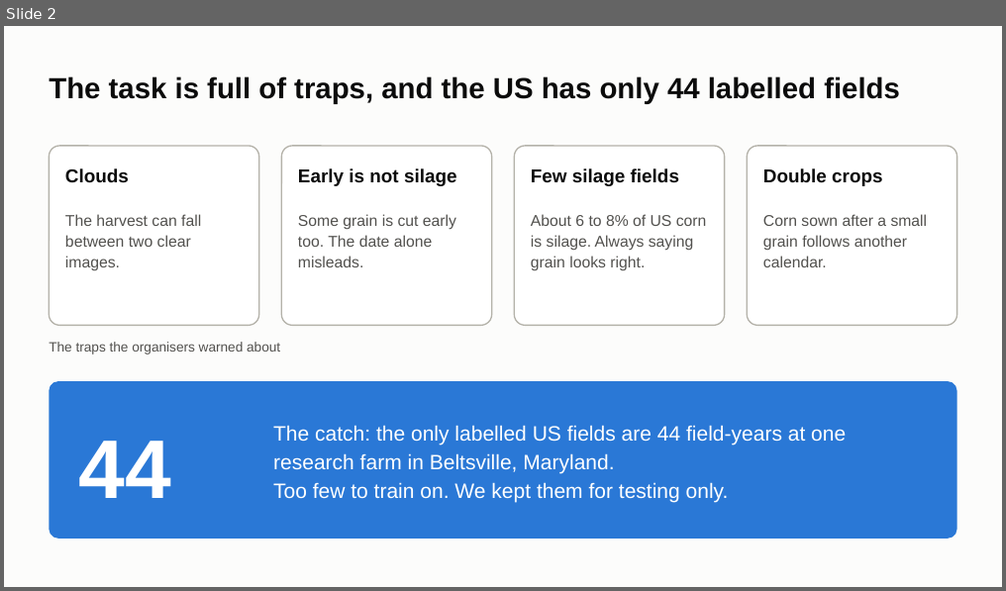
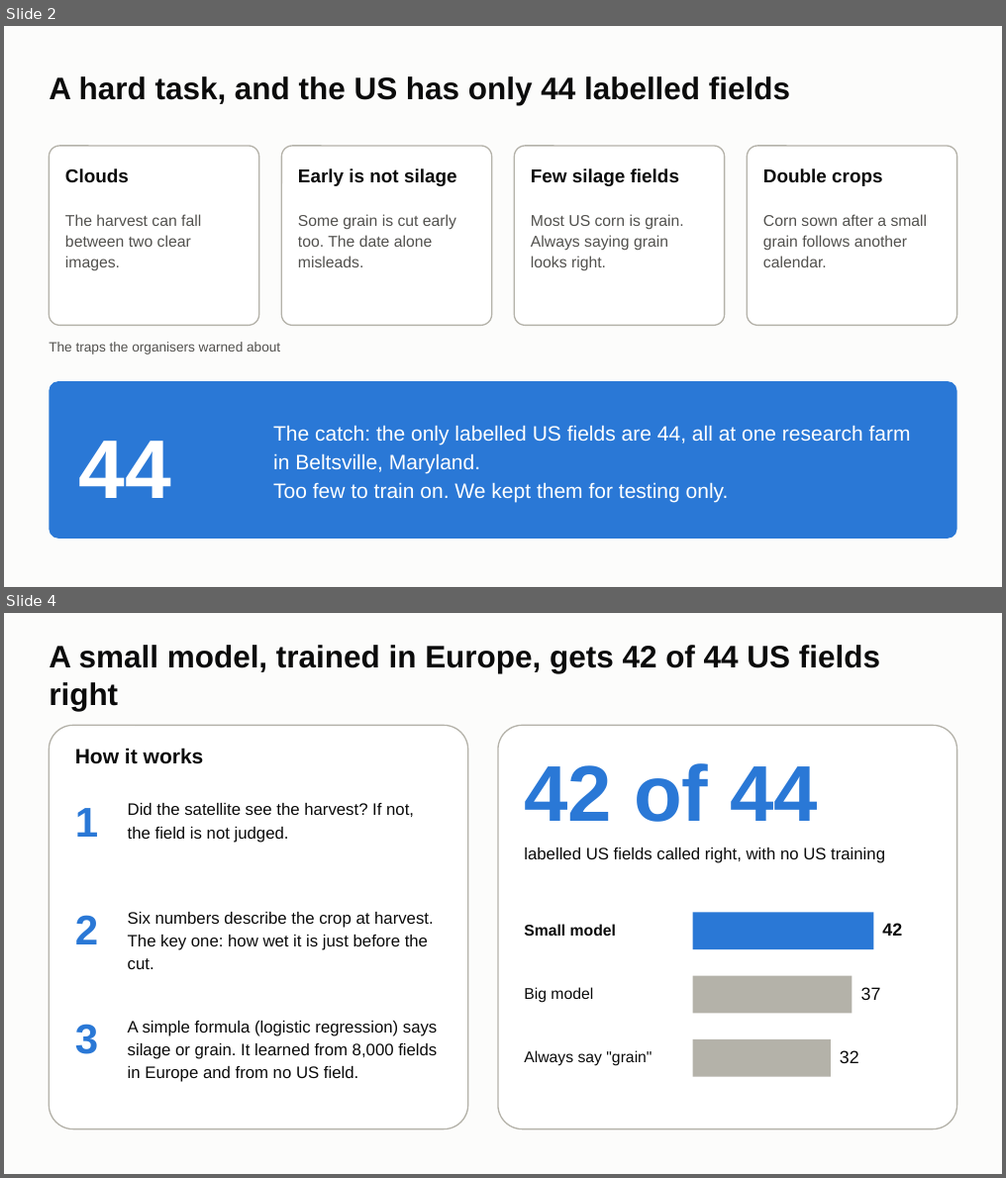
Before and after one commit to ChenSiyun1234/FieldVision, a slide deck: handoff/presentation/FieldVision_model_story.pptx. Shown one above the other, each under a label of ours: slide 2 before the commit, slides 2 and 4 after it; the slides between them are not shown. The pictures are 1006x591 and 1006x1178 pixels, drawn with LibreOffice and Linux fonts; fonts in the diff are those of the drawing. Boxes give left, top, right and bottom in pixels: in the first picture for what was removed or moved away, otherwise in the second. Text is boxed around its words. In the diff, an @@ line names an element or a change of style, - is before the commit and + after.

```diff
--- a/handoff/presentation/FieldVision_model_story.pptx
+++ b/handoff/presentation/FieldVision_model_story.pptx
@@ slide 4 added at (4, 613, 1002, 1174), background #FCFCFB @@
@@ title added at (49, 645, 880, 711), 30 pt, text #0B0B0B, bold @@
+A small model, trained in Europe, gets 42 of 44 US fields right
@@ rounded rectangle added at (49, 725, 468, 1130), fill #FFFFFF, outline #B4B2A9 1.25 pt @@
@@ rounded rectangle added at (498, 725, 957, 1130), fill #FFFFFF, outline #B4B2A9 1.25 pt @@
@@ text added at (75, 748, 204, 764), 20 pt, text #0B0B0B, bold @@
+How it works
@@ text added at (524, 763, 819, 822), 76 pt, text #2A78D6, bold @@
+42 of 44
@@ text added at (75, 808, 98, 837), 40 pt, text #2A78D6, bold @@
+1
@@ text added at (128, 803, 414, 843), 16 pt, text #0B0B0B @@
+Did the satellite see the harvest? If not, the field is not judged.
@@ text added at (524, 848, 885, 863), 16 pt, text #0B0B0B @@
+labelled US fields called right, with no US training
@@ text added at (75, 915, 98, 945), 40 pt, text #2A78D6, bold @@
+2
@@ text added at (128, 912, 434, 969), 16 pt, text #0B0B0B @@
+Six numbers describe the crop at harvest. The key one: how wet it is just before the cut.
@@ text added at (524, 924, 616, 936), 15 pt, text #0B0B0B, bold @@
+Small model
@@ rectangle added at (693, 912, 874, 950), fill #2A78D6 @@
@@ text added at (882, 923, 902, 936), 17 pt, text #0B0B0B, bold @@
+42
@@ text added at (524, 987, 593, 1003), 15 pt, text #0B0B0B @@
+Big model
@@ rectangle added at (693, 976, 852, 1014), fill #B4B2A9 @@
@@ text added at (861, 987, 881, 1000), 17 pt, text #0B0B0B @@
+37
@@ text added at (75, 1024, 98, 1055), 40 pt, text #2A78D6, bold @@
+3
@@ text added at (128, 1021, 437, 1082), 16 pt, text #0B0B0B @@
+A simple formula (logistic regression) says silage or grain. It learned from 8,000 fields in Europe and from no US field.
@@ text added at (524, 1051, 651, 1066), 15 pt, text #0B0B0B @@
+Always say "grain"
@@ rectangle added at (693, 1040, 831, 1077), fill #B4B2A9 @@
@@ text added at (840, 1051, 859, 1063), 17 pt, text #0B0B0B @@
+32
@@ slide 2 changed as well @@
@@ title at (49, 76, 790, 105): text changed; size 28 to 30 pt @@
-The task is full of traps, and the US has only 44 labelled fields
+A hard task, and the US has only 44 labelled fields
@@ text at (531, 214, 683, 272): text changed @@
-About 6 to 8% of US corn is silage. Always saying grain looks right.
+Most US corn is grain. Always saying grain looks right.
@@ text at (273, 425, 911, 474): text changed @@
-The catch: the only labelled US fields are 44 field-years at one research farm in Beltsville, Maryland.
+The catch: the only labelled US fields are 44, all at one research farm in Beltsville, Maryland.
```
Also in this commit, not shown: 6 other slides changed, 4 other slides added, 8 slides removed, 2 other files.
